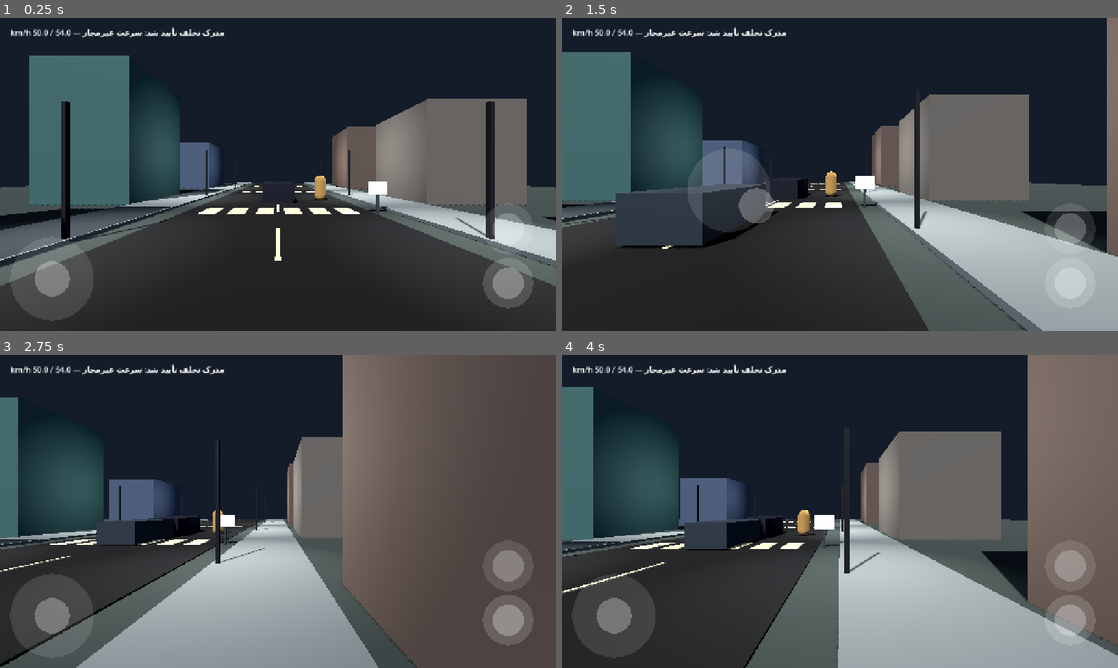
Above: before the commit, frames 1-4 (two rows, left to right).
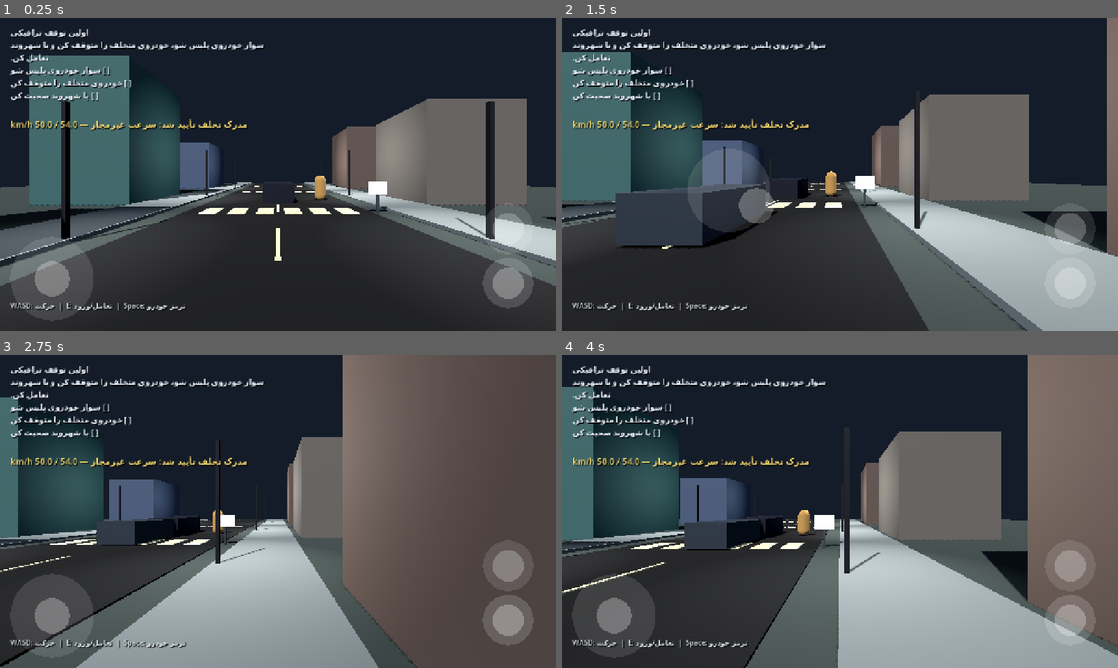
Above: after the commit, the same moments.

Repository: thedeverfankhajo-bot/PoliceSimulator3D
Game: Godot game, scene res://scenes/main/main.tscn
Same seed, same stepped clock (60 frames per second), same inputs: the game is played once before the commit and once after it.
Inputs (mouse positions are in pixels of both pictures, inside the frame that each line leads up to):
- Up to frame 1 (0.25 s): no input
- Up to frame 2 (1.5 s): tap Enter at 0.5 s; move the mouse to (962, 158) at 0.52 s; hold D (move_right) 0.53-1.25 s; tap E (interact) at 0.6 s; click (962, 158) at 0.67 s; drag from (728, 190) to (812, 237) at 1.27 s
- Up to frame 3 (2.75 s): move the mouse to (333, 442) at 2.02 s; hold D (move_right) from 2.03 s (still down); tap E (interact) at 2.1 s
- Up to frame 4 (4 s): release D (move_right) at 2.75 s; drag from (812, 574) to (673, 464) at 2.77 s; move the mouse to (1006, 558) at 3.52 s; hold A (move_left) from 3.53 s (still down); tap E (interact) at 3.6 s

The runs differ from the first frame. In frame 1, 2.7% of the frame differs, in the area x 1-48%, y 2-94%; in frame 2, 2.7%; in frame 3, 2.7%; in frame 4, 2.7%.
Error before the commit: Invalid assignment of property or key 'text' with value of type 'String' on a base object of type 'null instance'. (res://scripts/ui/status_hud.gd:12)

Commit message:
Add mission, status, and controls HUD

Diff:
--- a/scenes/ui/status_hud.tscn
+++ b/scenes/ui/status_hud.tscn
@@ -5,10 +5,37 @@
 [node name="StatusHUD" type="CanvasLayer"]
 script = ExtResource("1_hud")
 
+[node name="Mission" type="Label" parent="."]
+offset_left = 24.0
+offset_top = 20.0
+offset_right = 620.0
+offset_bottom = 210.0
+theme_override_colors/font_color = Color(0.92, 0.95, 1, 1)
+theme_override_colors/font_shadow_color = Color(0, 0, 0, 0.7)
+theme_override_constants/shadow_offset_x = 2
+theme_override_constants/shadow_offset_y = 2
+theme_override_font_sizes/font_size = 18
+autowrap_mode = 2
+
 [node name="Status" type="Label" parent="."]
 offset_left = 24.0
-offset_top = 20.0
+offset_top = 230.0
 offset_right = 900.0
-offset_bottom = 110.0
-text = "POLICE SIMULATOR 3D"
-theme_override_font_sizes/font_size = 18
+offset_bottom = 285.0
+theme_override_colors/font_color = Color(1, 0.88, 0.45, 1)
+theme_override_colors/font_shadow_color = Color(0, 0, 0, 0.8)
+theme_override_constants/shadow_offset_x = 2
+theme_override_constants/shadow_offset_y = 2
+theme_override_font_sizes/font_size = 20
+autowrap_mode = 2
+
+[node name="Help" type="Label" parent="."]
+offset_left = 24.0
+offset_top = 650.0
+offset_right = 1000.0
+offset_bottom = 690.0
+theme_override_colors/font_color = Color(0.85, 0.88, 0.92, 1)
+theme_override_colors/font_shadow_color = Color(0, 0, 0, 0.8)
+theme_override_constants/shadow_offset_x = 2
+theme_override_constants/shadow_offset_y = 2
+theme_override_font_sizes/font_size = 16
